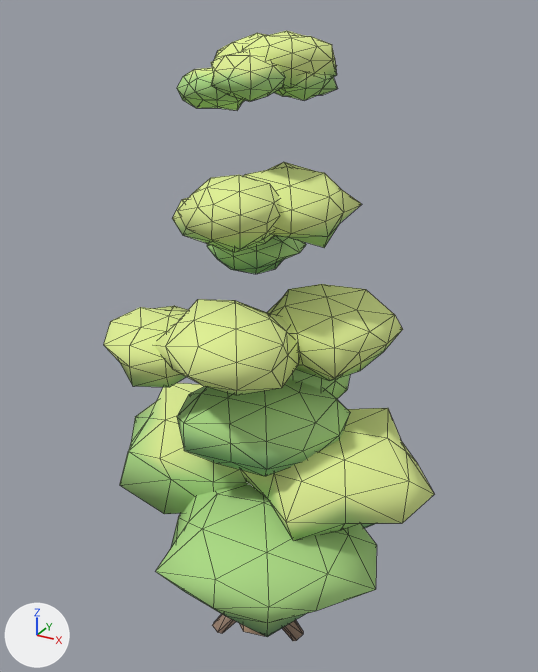
Before and after pictures for a commit that changed the glTF model example_game/world/props/pine.prop/model.glb.
The view is the same before and after, from a 50 mm lens placed at (3.62, -6.26, 7.17), pointed at (0.04, 0.24, 3.92). The lights are fixed; the arrows at lower left show +X, +Y and +Z. The picture after the commit comes second. Mesh edges are drawn as thin lines.

Script lines for the objects in view, before the commit:
```python
me_model = bpy.data.meshes.new('model')
me_model.from_pydata(...)  # 920 vertices, 1721 faces; spans x -2.06..2.06, y -1.69..1.69, z -0.02..6.98
me_model.materials.append(mat_style)
ob_model = bpy.data.objects.new('model', me_model)
ob_model.location = (0.0, 0.0, 0.0)
```
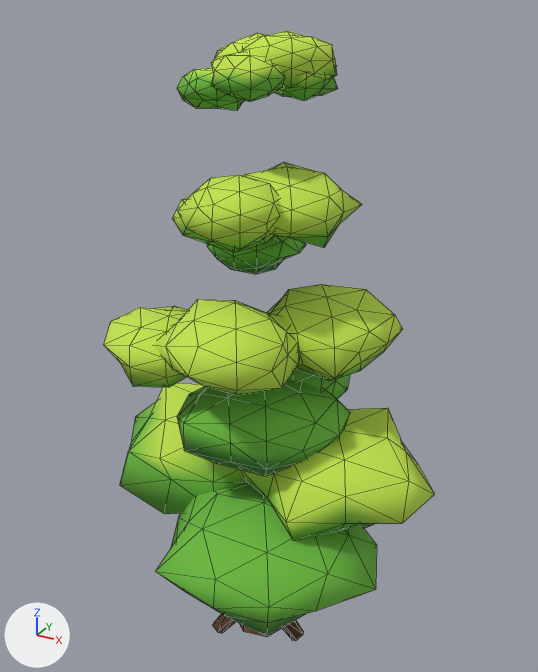
What changed in the scene script:
```text
Change me_model:
    where me_model.from_pydata(...)  # 920 vertices, 1721 faces; spans x -2.06..2.06, y -1.69..1.69, z -0.02..6.98
    used by ob_model
    me_model part 1: 1721 faces centred in x -1.84..1.95, y -1.64..1.65, z 0.06..6.96 are repainted in the vertex colours; the middle colour goes from green #afde88 to green #6dbb40
```

Pixel boxes [x1, y1, x2, y2] of what changed, in the pictures (538 x 672 px):
part 1 of me_model, recoloured (darker)
    both: [103, 31, 434, 641]
